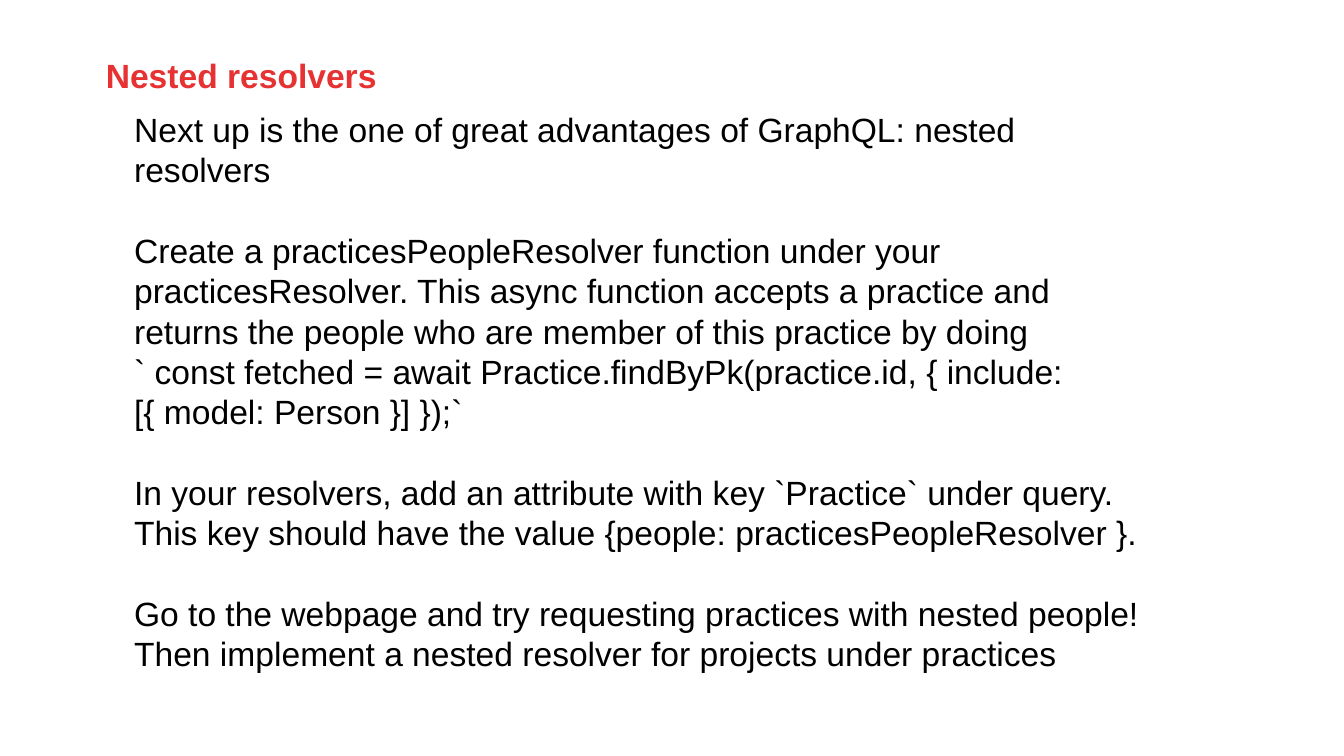
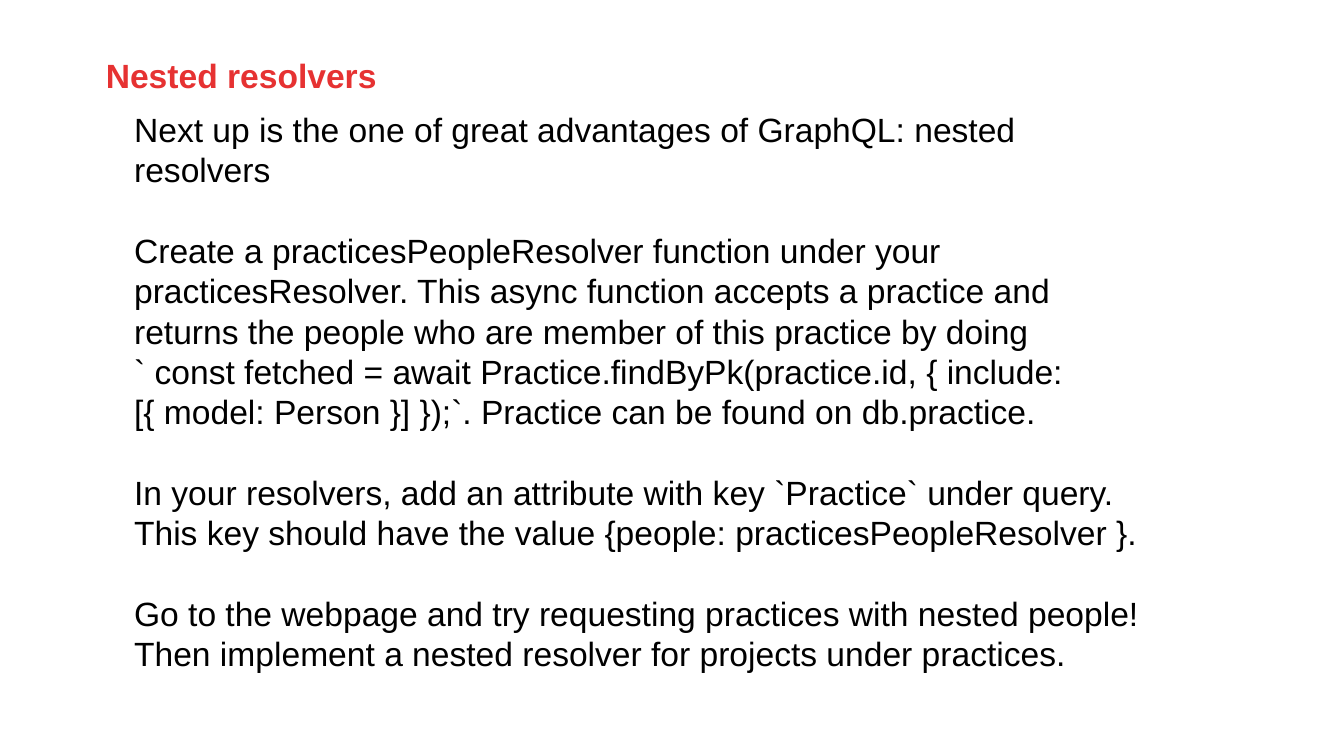
Before and after one commit to AMIS-Services/sig-graphql, a slide deck: slide 11 of slides/graphq-slides.pptx. Drawn at 1344x756 pixels with LibreOffice and Linux fonts; fonts in the diff are those of the drawing; background and template pictures are left out. Boxes give left, top, right and bottom in pixels: in the first picture for what was removed or moved away, otherwise in the second. Text is boxed around its words. In the diff, an @@ line names an element or a change of style, - is before the commit and + after.

```diff
--- a/slides/graphq-slides.pptx
+++ b/slides/graphq-slides.pptx
@@ text at (155, 359, 1063, 430): text changed @@
-` const fetched = await Practice.findByPk(practice.id, { include: [{ model: Person }] });`
+` const fetched = await Practice.findByPk(practice.id, { include: [{ model: Person }] });`. Practice can be found on db.practice.
@@ text at (134, 641, 1066, 672): text changed @@
-Then implement a nested resolver for projects under practices
+Then implement a nested resolver for projects under practices.
```
Also in this commit, not shown: 3 slides added, 6 other files.
